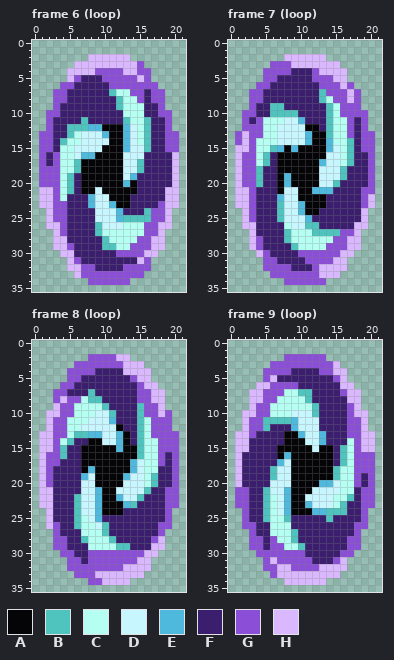
Pixel-art file -- art/portal.aseprite. That is the earlier state.
22x36 pixels, 11 frames. Shown: frame 6 (loop), frame 7 (loop), frame 8 (loop), frame 9 (loop). The commit also changed other frames, which this record leaves out.
Palette (. is transparent): A #050407  B #4fc4bf  C #b5fff2  D #c8f6ff  E #4fb8dd  F #3b1f6e  G #8a4fd6  H #d9b8ff
Pixels before, frame 6 (loop), first column x 1:
 2 .......HHHHHH.......
 3 .....HHHHHHHHHG.....
 4 ....HHHHGGGGHHGG....
 5 ....HGFFFGGGGGHG....
 6 ...GGFFFFFGGGGGGG...
 7 ..GGFFFFFFBCCGGFGG..
 8 ..GGFFFFFFFBCCGFGG..
 9 ..GFFFFFFFFBCCCFFG..
10 .GGFFFFFFFFFCCCFFGG.
11 .GFFFFBFFFFFBCCBFFG.
12 .GFFBBBEEAAAEDCBFFG.
13 GGFFBCDDDEAAEDCBFFGG
14 GGFBCCDDDDAAEDCBFFGG
15 GGFCCDDDDAAAEDDBFFGG
16 GFGCCDEEAAAADDDFFFFH
17 GFGCCBAAAAAADDBFFFFH
18 GGGCCBAAAAAADDBFFFFH
19 GGGCBFAAAAAADEFFFFFH
20 GGGCBFAAAAAAEAFFFFFH
21 HHGCBFAADAAAAAFFFFHH
22 HHGCFFFEDDAAAFFFFFHH
23 HHGGFFFEDDEAAFFFFGHH
24 .HGGFFFFDDDEFFFBGGH.
25 .HGGFFFFDDDEBBBBGGH.
26 .HHGFFFFBDDDCCCGGHH.
27 ..HGFFFFBCCCCCCGGH..
28 ..HHFFFFFBCCCCGGHH..
29 ..HHGFFFFBBCCGGGHH..
30 ...HHFFFFFFGGGGHH...
31 ....HGFFFFFFFFHG....
32 ....HHGGFFFFGGGG....
33 .....HGGGGGGGGG.....
34 .......GGGGGG.......
Pixels before, frame 7 (loop), first column x 1:
 2 .......HHHHHH.......
 3 .....GGGHHHHHHH.....
 4 ....GGGGFFFGHHHH....
 5 ....GGFFFFFGGGHH....
 6 ...GGFFFFFFFGGGHG...
 7 ..GGFFFFFFFFBGGGHG..
 8 ..GGFFFFFFFFBCGGHG..
 9 ..GFFBBFFFFFFBCGGG..
10 .GGFFBBBBFFFFBCGGGG.
11 .GFGCCCDDEFFFBCCGFG.
12 .GGGCCDDDDAAFBCCGFG.
13 GHGGCCDDDDEAABCCGFGG
14 GHGCCCDDDDEAAECCBFGG
15 HHGCCBEAEAAAAEDCBFGG
16 HGGCBFAAAAAAADDCBFFG
17 HGGCBFAAAAAAEDDCBFFG
18 HGGBFFAAAAAADDDBFFFG
19 HGGBFFAEAAAADDDBFFFG
20 HGGBFFAEAAAADDBFFFFG
21 HHGFFFADDAAEEEFFFFGG
22 HHGFFFEDDAAAAFFFFFGH
23 HHGFFFBDDEAAAFFFFFGH
24 .HGFFFBDDEAAFFFFFFH.
25 .HGFFFBDDDEFFFFFFFH.
26 .HHFFFFCDDBBFFFFFHH.
27 ..HFFFFBCCCBBBBGGH..
28 ..HGFFFBCCCCCCGGHH..
29 ..HGFFFFBCCCCGGGHH..
30 ...HGFFFFGGGGGGHH...
31 ....GGFFFFGGGGHH....
32 ....GGGGFFFGHHHH....
33 .....GGGGGGGHHH.....
34 .......GGGGGG.......
Pixels before, frame 8 (loop), first column x 1:
 2 .......GGGGHH.......
 3 .....GGGGGGGHHH.....
 4 ....GGGGFFFFHHHH....
 5 ....GGFFFFFFFGHH....
 6 ...GGFFFFFFFFFGHH...
 7 ..GGFFFBFFFFFFGGHH..
 8 ..GHGGCBBFFFFFGGHH..
 9 ..HGGCCCCBFFFFBGGH..
10 .HHGGCCCDDBFFFBGGHG.
11 .HGGCCCDDDEFFFBCGGG.
12 .HGGCCDDDDDAFFBCGGG.
13 HHGGCBBEEDDEAFBCGGGG
14 HHGCBFFAADDEAFBCCGGG
15 HHGBFFAAAAAEAABCCGGG
16 HGGBFFAAAAAAAABCCGFG
17 HGGFFFAAAAAAAEDCCGFG
18 HGFFFFAEAAAAAEDCCFFG
19 HGFFFFEDAAAAEDDCBFFG
20 HGFFFFDDAAAADDDCBFFG
21 HHFFFFDDEAADDDDBFFGG
22 HHFFFBDDEAAEDDBFFFGG
23 HHFFFBDDEAAAEBFFFFGG
24 .HFFFBDDEAAAFFFFFFG.
25 .HFFFBCDEFFFFFFFFFG.
26 .HGFFBCCDBFFFFFFFGG.
27 ..GFFFCCCBFFFFFFFG..
28 ..GGFFBCCCBFFFFFGH..
29 ..GGFFFCCCCBBFFFHH..
30 ...GGFFGGGGGGGGHH...
31 ....GGFGGGGGGGHH....
32 ....GGGGGGGGHHHH....
33 .....GGGHHHHHHH.....
34 .......GGHHHH.......
Pixels before, frame 9 (loop), first column x 1:
 2 .......GGGGGG.......
 3 .....GGGGGGGGGH.....
 4 ....GGGGFFFFGGHH....
 5 ....GHFFFFFFFFGH....
 6 ...HHGGGGFFFFFFHH...
 7 ..HHGGGCCBBFFFFGHH..
 8 ..HHGGCCCCBFFFFFHH..
 9 ..HGGCCCCCCBFFFFGH..
10 .HHGGCCCDDDBFFFFGHH.
11 .HGGBBBBEDDDFFFFGGH.
12 .HGGBFFFEDDDFFFFGGH.
13 HHGFFFFAAEDDEFFFGGHH
14 HHFFFFFAAADDEFFFCGHH
15 HHFFFFAAAAADAAFBCGHH
16 HFFFFFAEAAAAAAFBCGGG
17 HFFFFFEDAAAAAAFBCGGG
18 HFFFFBDDAAAAAABCCGGG
19 HFFFFBDDAAAAAABCCGFG
20 HFFFFDDDAAAAEEDCCGFG
21 GGFFBDDEAAADDDDCCFGG
22 GGFFBCDEAADDDDCCBFGG
23 GGFFBCDEAAEDDDCBFFGG
24 .GFFBCDEAAAEEBBBFFG.
25 .GFFBCCBFFFFFBFFFFG.
26 .GGFFCCCFFFFFFFFFGG.
27 ..GFFCCCBFFFFFFFFG..
28 ..GGFGCCBFFFFFFFGG..
29 ..GGFGGCCBFFFFFFGG..
30 ...GGGGGGGFFFFFGG...
31 ....GHGGGGGFFFGH....
32 ....GGHHGGGGHHHH....
33 .....GHHHHHHHHH.....
34 .......HHHHHH.......
New version:
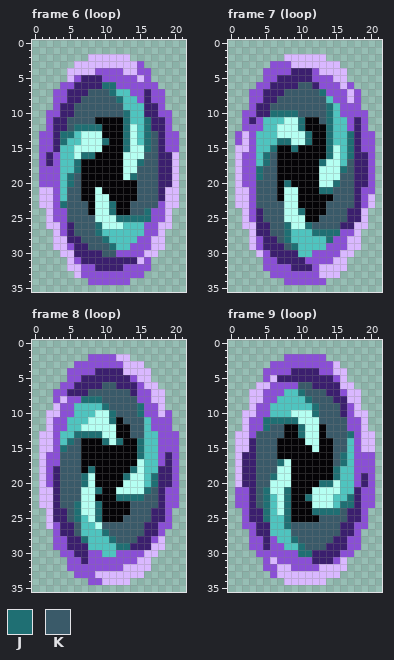
Colours new in this view: J #1f6f73  K #3a5a69
Difference:
Frame 6 (loop):
y 6: x 10..11 FG -> JJ
y 7: x 8..13 FFFBCC -> KKKJBB
y 8: x 7..14 FFFFFBCC -> KKKKKJBB
y 9: x 6..15 FFFFFFBCCC -> KKKKKKKBBB
y 10: x 6..15 FFFFFFFCCC -> KKKKKKKJBB
y 11: x 5..16 FFBFFFFFBCCB -> KKKKAAAAJBBJ
y 12: x 5..9 BBBEE -> KJJJJ; x 13..16 EDCB -> JCBJ
y 13: x 4..10 FBCDDDE -> JJBCCCA; x 13..17 EDCBF -> JCBJK
y 14: x 4..10 BCCDDDD -> JBBCCCJ; x 13..17 EDCBF -> JCBJK
y 15: x 4..9 CCDDDD -> BBCCCC; x 13..17 EDDBF -> JCCJK
y 16: x 4..8 CCDEE -> BBCJJ; x 13..17 DDDFF -> CCCKK
y 17: x 4..6 CCB -> BBJ; x 13..17 DDBFF -> CCJKK
y 18: x 4..6 CCB -> BBJ; x 13..17 DDBFF -> CCKKK
y 19: x 4..6 CBF -> BJK; x 13..17 DEFFF -> CJKKK
y 20: x 4..6 CBF -> BJK; x 13 E -> A; x 15..17 FFF -> KKK
y 21: x 4..6 CBF -> BKK; x 9 D -> C; x 15..17 FFF -> KKK
y 22: x 4..10 CFFFEDD -> BKKAACC; x 14..17 FFFF -> AKKK
y 23: x 4..11 GFFFEDDE -> JKKKACCJ; x 14..17 FFFF -> KKKK
y 24: x 5..16 FFFFDDDEFFFB -> KKKACCJAAKKJ
y 25: x 5..16 FFFFDDDEBBBB -> KKKKCCCJJJJJ
y 26: x 6..15 FFFBDDDCCC -> KKKJCCCBBB
y 27: x 6..15 FFFBCCCCCC -> KKKJBBBBBB
y 28: x 7..14 FFFBCCCC -> KKKJBBBB
y 29: x 8..13 FFBBCC -> KKKJBB
y 30: x 10..11 FF -> KK
Frame 7 (loop):
y 6: x 10..11 FF -> KK
y 7: x 8..13 FFFFFB -> KKKKKJ
y 8: x 7..14 FFFFFFBC -> KKKKKKKB
y 9: x 6..15 BBFFFFFFBC -> KKKKKKKKJB
y 10: x 6..15 BBBBFFFFBC -> JJJJKKKKJB
y 11: x 5..16 CCCDDEFFFBCC -> BBBCCJAAKJBB
y 12: x 5..10 CCDDDD -> BBCCCJ; x 13..16 FBCC -> AJBB
y 13: x 4..11 GCCDDDDE -> BBBCCCCJ; x 14..17 BCCG -> JBBJ
y 14: x 4..11 CCCDDDDE -> BBBJJCCJ; x 14..17 ECCB -> JBBJ
y 15: x 4..7 CCBE -> BBJA; x 9 E -> J; x 14..17 EDCB -> JCBJ
y 16: x 4..6 CBF -> BJK; x 14..17 DDCB -> JCBJ
y 17: x 4..6 CBF -> BJK; x 13..17 EDDCB -> JCCBK
y 18: x 4..6 BFF -> JKK; x 13..17 DDDBF -> CCCJK
y 19: x 4..6 BFF -> JKK; x 8 E -> A; x 13..17 DDDBF -> CCCKK
y 20: x 4..6 BFF -> KKK; x 8 E -> J; x 13..17 DDBFF -> CCJKK
y 21: x 4..6 FFF -> KKK; x 8..9 DD -> CC; x 12..17 EEEFFF -> AJJKKK
y 22: x 4..9 FFFEDD -> KKKACC; x 14..17 FFFF -> AKKK
y 23: x 4..10 FFFBDDE -> KKKKCCA; x 14..17 FFFF -> KKKK
y 24: x 5..10 FFBDDE -> KKKCCJ; x 13..16 FFFF -> AKKK
y 25: x 5..16 FFBDDDEFFFFF -> KKKCCCAAKKKK
y 26: x 6..15 FFCDDBBFFF -> KKJCCJKKKK
y 27: x 6..15 FFBCCCBBBB -> KKJBBBJJJJ
y 28: x 7..14 FBCCCCCC -> KJBBBBBJ
y 29: x 8..13 FBCCCC -> KJBBBB
y 30: x 10..11 GG -> BB
Frame 8 (loop):
y 6: x 10..11 FF -> KK
y 7: x 8..13 BFFFFF -> KKKKKK
y 8: x 7..14 CBBFFFFF -> JJJKKKKK
y 9: x 6..15 CCCCBFFFFB -> BBBBJKKKKJ
y 10: x 6..15 CCCDDBFFFB -> BBBCCJKKKJ
y 11: x 5..16 CCCDDDEFFFBC -> BBBCCCJAKKKB
y 12: x 5..11 CCDDDDD -> BBCCCCC; x 13..16 FFBC -> AKKB
y 13: x 4..12 GCBBEEDDE -> BBJJJJCCA; x 14..17 FBCG -> KKBB
y 14: x 4..7 CBFF -> BJKA; x 10..12 DDE -> JCJ; x 14..17 FBCC -> AJBB
y 15: x 4..6 BFF -> JKK; x 12 E -> A; x 15..17 BCC -> JBB
y 16: x 4..6 BFF -> KKK; x 15..17 BCC -> JBB
y 17: x 4..6 FFF -> KKK; x 14..17 EDCC -> ACBB
y 18: x 4..6 FFF -> KKK; x 8 E -> J; x 14..17 EDCC -> JCBB
y 19: x 4..8 FFFED -> KKKJC; x 13..17 EDDCB -> JCCBJ
y 20: x 4..8 FFFDD -> KKKJC; x 13..17 DDDCB -> CCCBJ
y 21: x 4..9 FFFDDE -> KKKCCJ; x 12..17 DDDDBF -> CCCCJK
y 22: x 4..9 FFBDDE -> KKKCCA; x 12..17 EDDBFF -> JJJJKK
y 23: x 4..9 FFBDDE -> KKJCCJ; x 13..17 EBFFF -> AKKKK
y 24: x 5..9 FBDDE -> KJCCJ; x 13..16 FFFF -> AKKK
y 25: x 5..16 FBCDEFFFFFFF -> KJBCJAAAKKKK
y 26: x 6..15 BCCDBFFFFF -> KBBCKKKKKK
y 27: x 6..15 FCCCBFFFFF -> KBBBJKKKKK
y 28: x 7..14 BCCCBFFF -> JBBBJKKK
y 29: x 8..13 CCCCBB -> BBBBJJ
y 30: x 10..11 GG -> BB
Frame 9 (loop):
y 6: x 10..11 FF -> KK
y 7: x 8..13 CCBBFF -> BBJKKK
y 8: x 7..14 CCCCBFFF -> BBBBJKKK
y 9: x 6..15 CCCCCCBFFF -> BBBBBBJKKK
y 10: x 6..15 CCCDDDBFFF -> BBBCCCJKKK
y 11: x 5..16 BBBBEDDDFFFF -> JJJJJCCCKKKK
y 12: x 5..16 BFFFEDDDFFFF -> JKKAAJCCAKKK
y 13: x 4..7 FFFF -> KKKK; x 10..17 EDDEFFFG -> JCCAKKKJ
y 14: x 4..7 FFFF -> KKKA; x 11..17 DDEFFFC -> CCAAKKB
y 15: x 4..6 FFF -> KKK; x 12 D -> C; x 15..17 FBC -> KKB
y 16: x 4..6 FFF -> KKK; x 8 E -> A; x 15..17 FBC -> KJB
y 17: x 4..8 FFFED -> KKKJC; x 15..17 FBC -> KJB
y 18: x 4..8 FFBDD -> KKKCC; x 15..17 BCC -> JBB
y 19: x 4..8 FFBDD -> KKJCC; x 15..17 BCC -> JBB
y 20: x 4..8 FFDDD -> KKCCC; x 13..17 EEDCC -> JJCBB
y 21: x 4..8 FBDDE -> KJCCJ; x 12..17 DDDDCC -> CCCCBB
y 22: x 4..8 FBCDE -> KJBCJ; x 11..17 DDDDCCB -> JCCCBBJ
y 23: x 4..8 FBCDE -> KJBCJ; x 11..17 EDDDCBF -> ACCCBJJ
y 24: x 5..8 BCDE -> JBCJ; x 12..16 EEBBB -> JJJJK
y 25: x 5..16 BCCBFFFFFBFF -> JBBJAAAAKKKK
y 26: x 6..15 CCCFFFFFFF -> BBJKKKKKKK
y 27: x 6..15 CCCBFFFFFF -> BBBKKKKKKK
y 28: x 7..14 CCBFFFFF -> BBJKKKKK
y 29: x 8..13 CCBFFF -> BBJKKK
y 30: x 10..11 GF -> JJ
